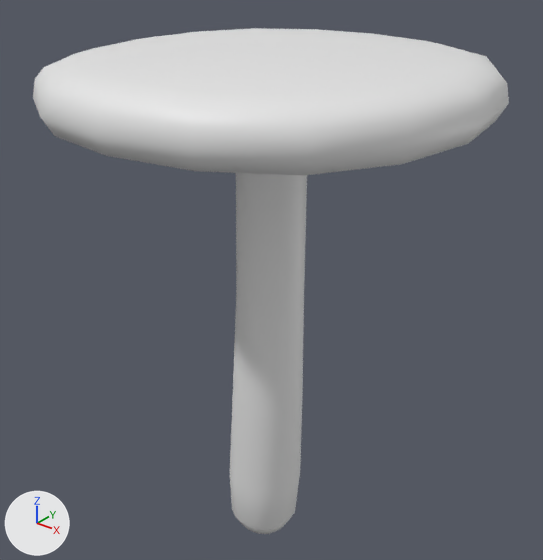
What one commit did to the FBX model Assets/AmyTheHedgehog/Scenes/MushroomValley/kinoko_platform.fbx.
Camera for both pictures: a camera (50 mm lens) standing at (10.27, -12.56, 15.04) and looking at (0.01, 0.26, 7.09). Every picture has the same lights, and +X, +Y and +Z are marked at lower left. Where no turn or scale is listed for an object, it has been applied to the vertices.

Script lines for the objects in view, before the commit:
```python
me_mesh = bpy.data.meshes.new('Mesh')
me_mesh.from_pydata(...)  # 384 vertices, 352 faces; spans x -4.43..4.99, y -4.79..4.63, z -0.24..12.63
me_mesh.materials.append(mat_kinoko_0)  # white #e7e7e7
ob_kinoko_platform = bpy.data.objects.new('kinoko_platform', me_mesh)
ob_kinoko_platform.location = (0.0, 0.0, 0.0)
```
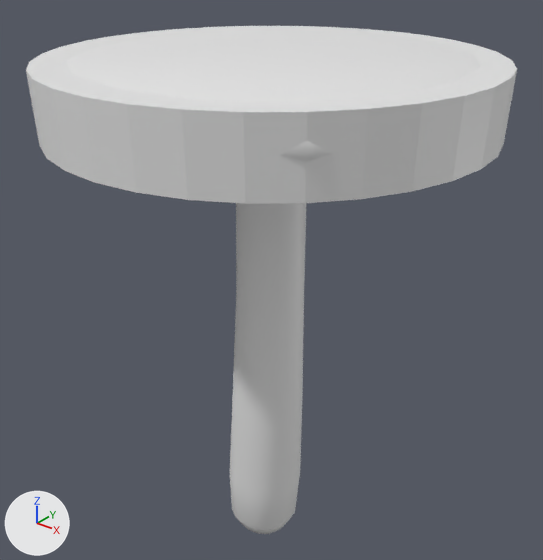
The change, as JSON lines over the scene's bpy script:
```json
{"op": "add", "block": "me_cylinder", "code": ["me_cylinder = bpy.data.meshes.new('Cylinder')", "me_cylinder.from_pydata(...)  # a 32-sided cut cone along z (radius 4.8 at the low end, 4.86 at the high end) spanning x -4.58..5.14, y -4.94..4.78, z 10.95..12.41"]}
{"op": "add", "block": "ob_kinoko_platform_col_extra", "code": ["ob_kinoko_platform_col_extra = bpy.data.objects.new('kinoko_platform_col_extra', me_cylinder)", "ob_kinoko_platform_col_extra.location = (0.0, 0.0, 0.0)"]}
```

Boxes (x1, y1, x2, y2) around the edits, measured in the pictures (543 x 560 px):
```json
{"object": "kinoko_platform_col_extra", "change": "added", "after": [26, 26, 517, 204]}
```
